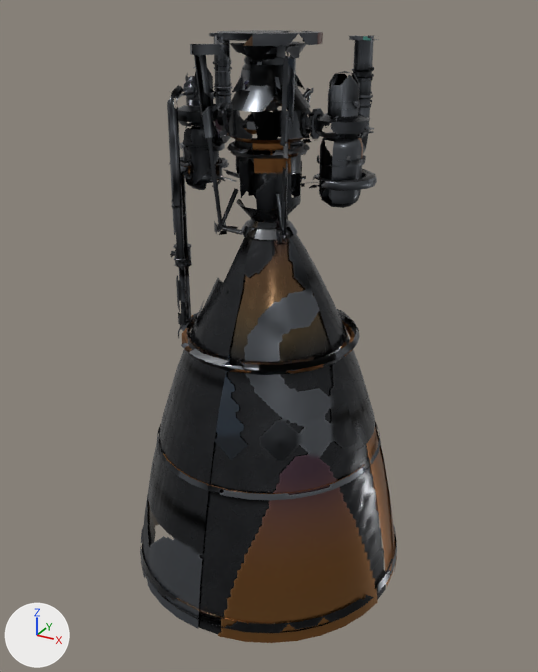
An edit to the glTF model client/public/models/eng_methalox_vacuum.glb, drawn before and after from the same camera.
Rendered twice from a camera (50 mm lens) standing at (2.87, -5.2, 4.86) and looking at (0.02, -0.03, 2.27). Every picture has the same lights, and +X, +Y and +Z are marked at lower left. The older version comes first. Where no turn or scale is listed for an object, it has been applied to the vertices. Vertices at exactly the same position are counted once.

The older version as bpy lines, for what is in view:
```python
me_eng_methalox_vacuum_mesh_001 = bpy.data.meshes.new('eng_methalox_vacuum_mesh.001')
me_eng_methalox_vacuum_mesh_001.from_pydata(...)  # 5036 vertices, 7748 faces; spans x -1.25..1.25, y -1.25..1.25, z 0.0..4.7
me_eng_methalox_vacuum_mesh_001.materials.append(mat_eng_methalox_vacuum_phone)
ob_eng_methalox_vacuum_mesh = bpy.data.objects.new('eng_methalox_vacuum_mesh', me_eng_methalox_vacuum_mesh_001)
ob_eng_methalox_vacuum_mesh.location = (0.0, 0.0, 0.0)
```
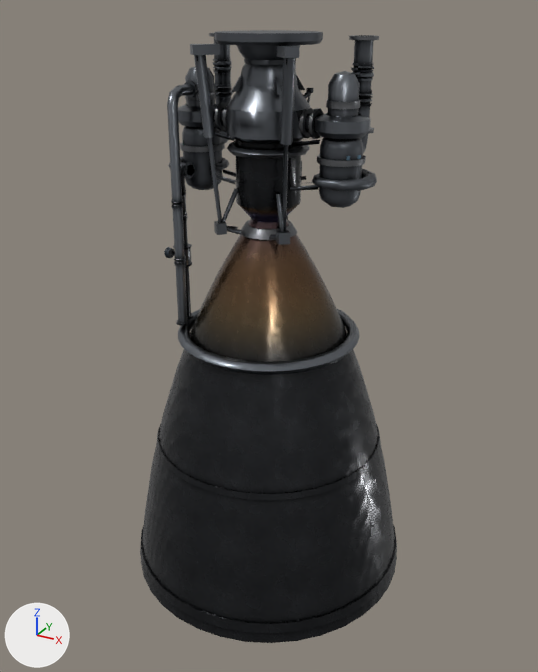
Pixel boxes [x1, y1, x2, y2] of what changed, in the pictures (538 x 672 px; the box of a moved part takes in the faces that stretch with it):
part 1 of me_eng_methalox_vacuum_mesh_001, moved or reshaped: before [174, 31, 359, 330]; after [184, 32, 323, 330]
part 2 of me_eng_methalox_vacuum_mesh_001, moved or reshaped: before [309, 255, 349, 339]; after [309, 255, 347, 338]
part 3 of me_eng_methalox_vacuum_mesh_001, moved or reshaped: before [244, 302, 283, 382]; after [243, 260, 283, 382]
part 4 of me_eng_methalox_vacuum_mesh_001, surface changed: [140, 32, 397, 643] in both

The change in detail:
me_eng_methalox_vacuum_mesh_001 is used by ob_eng_methalox_vacuum_mesh; location (0.0, 0.0, 0.0).
me_eng_methalox_vacuum_mesh_001 had 5036 vertices, 7748 faces and spanned x -1.25..1.25, y -1.25..1.25, z 0.0..4.7.
me_eng_methalox_vacuum_mesh_001 now has 4975 vertices, 7747 faces and spans x -1.25..1.25, y -1.25..1.25, z 0.0..4.7.
me_eng_methalox_vacuum_mesh_001 part 1: 22 vertices moved from x -0.74..0.36, y -0.36..0.31, z 3.29..4.62 to x -0.74..0.36, y -0.36..0.31, z 3.29..4.64; 133 vertices removed from x -0.74..0.7, y -0.41..0.39, z 2.6..4.62; 82 vertices added at x -0.74..0.77, y -0.41..0.39, z 2.51..4.64.
me_eng_methalox_vacuum_mesh_001 part 2: 1 vertex removed from x 0.49, y 0.23, z 2.6; 2 vertices added at x 0.46..0.55, y 0.2..0.26, z 2.51..2.63.
me_eng_methalox_vacuum_mesh_001 part 3: 1 vertex removed from x 0.23, y -0.49, z 2.6; 2 vertices added at x 0.2..0.26, y -0.55..-0.46, z 2.51..2.63.
me_eng_methalox_vacuum_mesh_001 part 4: 7060 kept faces spanning x -1.25..1.25, y -1.25..1.25, z 0.0..4.7 get new texture (UV) coordinates.
Other edits to the shape of me_eng_methalox_vacuum_mesh_001 do not show in these pictures.
